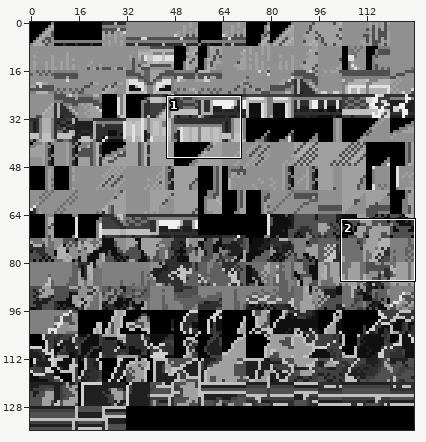
Sprite sheet: data/tilesets/secondary/golden_plateau/tiles.png. Above: a wide view before the commit, with the close-up outlined.
Close-up. First the earlier version:
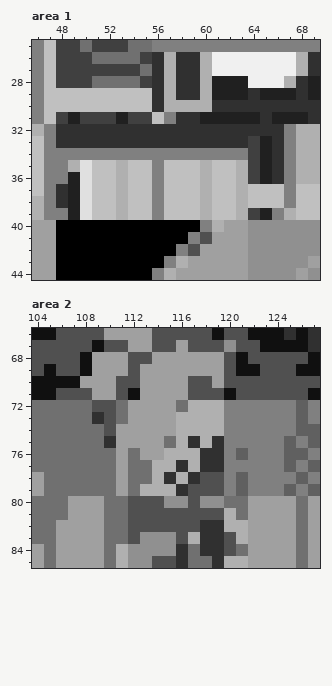
The file is 128x136 pixels. Shown: area 1: x 46..69, y 25..44; area 2: x 104..127, y 66..85. The commit also changed other parts of the picture, which this record leaves out.
And afterwards:
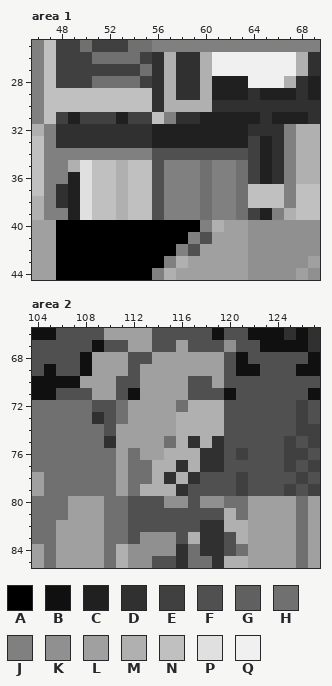
Palette (. is transparent): A #000000  B #101010  C #202020  D #303030  E #404040  F #505050  G #606060  H #707070  J #808080  K #909090  L #a0a0a0  M #b0b0b0  N #c0c0c0  P #e0e0e0  Q #f0f0f0
What changed:
--- area 1
@@ x 54..65 @@
 31 EENJDDCCCCCD
-32 DDDDDDDDDDDD
-33 DDDDDDDDDDEC
-34 JJJJJJJJJJEC
-35 NNJNNNMNNMEC
-36 NNJNNNMNNMEC
-37 NNJNNNMNNMNN
-38 NNJNNNMNNMNN
-39 NNJNNNMNNMEC
+32 DDCCCCCCCCDD
+33 DDCCCCCCCCEC
+34 JJFFFFFFFFEC
+35 NNFJJJHJJHEC
+36 NNFJJJHJJHEC
+37 NNFJJJHJJHNN
+38 NNFJJJHJJHNN
+39 NNFJJJHJJHEC
 40 AAAAAAJMLLKK
--- area 2
@@ x 118..127 @@
 71 FFBFFFFFFB
-72 MMJJJJJJGJ
-73 MMJJJJJJGJ
-74 MMJJJJJJGG
-75 MDJJJJJGJG
-76 DDJGJJJGGJ
-77 DDJJJJJGJG
-78 FFJGJJJJGJ
-79 FFJGJJJGJG
+72 MMFFFFFFEF
+73 MMFFFFFFEF
+74 MMFFFFFFEE
+75 MDFFFFFEFE
+76 DDFEFFFEEF
+77 DDFFFFFEFE
+78 FFFEFFFFEF
+79 FFFEFFFEFE
 80 KKHHLLLLHL
